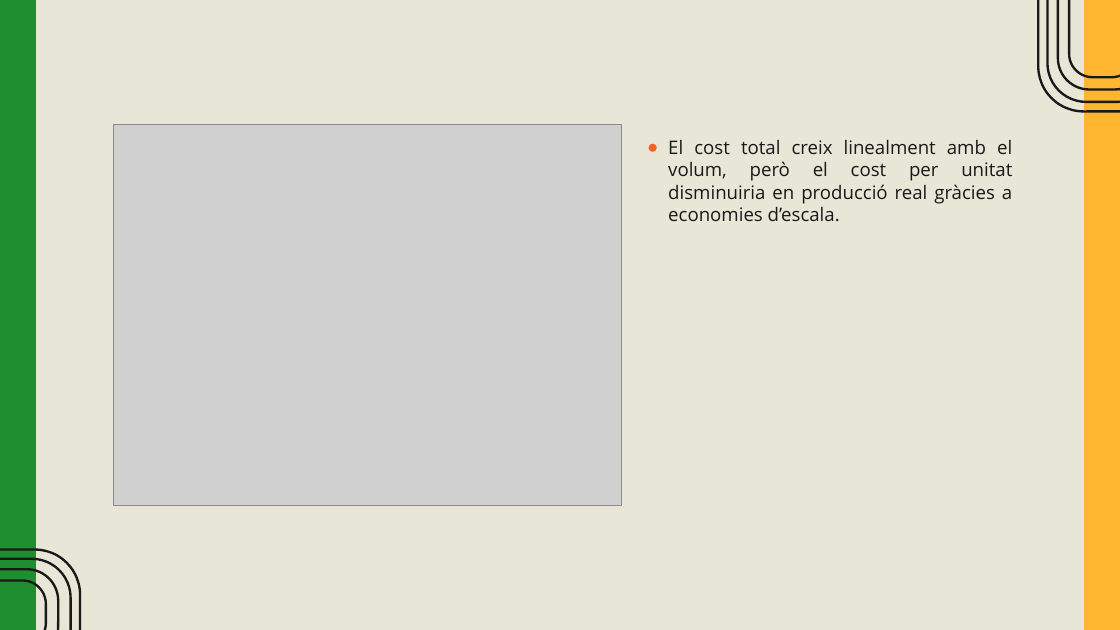
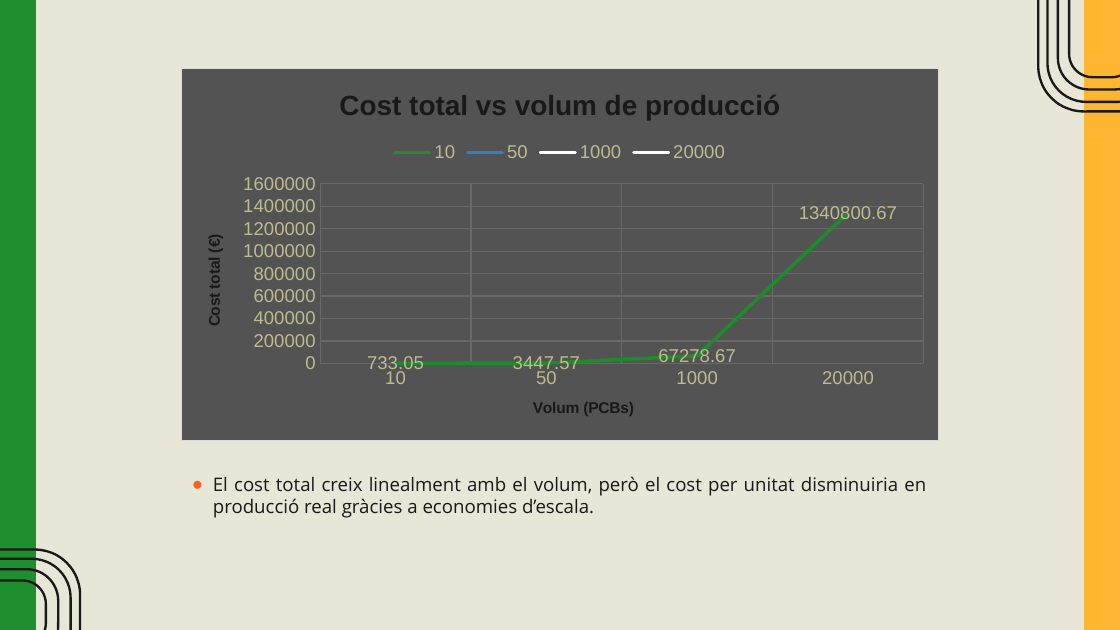
Before and after one commit to EDD2526/edd-project-grup-dijous-dj_d_seients, a slide deck: slide 35 of EINES DE DISSENY – PROJECTE VERSIÓ FINAL.pptx (slide 34 before the commit). Drawn at 1120x630 pixels with LibreOffice and Linux fonts; fonts in the diff are those of the drawing; grey boxes stand for pictures. Boxes give left, top, right and bottom in pixels: in the first picture for what was removed or moved away, otherwise in the second. Text is boxed around its words. In the diff, an @@ line names an element or a change of style, - is before the commit and + after.

```diff
--- a/EINES DE DISSENY – PROJECTE VERSIÓ FINAL.pptx
+++ b/EINES DE DISSENY – PROJECTE VERSIÓ FINAL.pptx
@@ line chart added at bbox=[180, 67, 939, 440] @@
+title "Cost total vs volum de producció "
+categories: 10, 50, 1000, 20000
+Cost total (€): 733.05, 3447.57, 67278.67, 1340800.67
@@ picture removed at bbox=[114, 124, 622, 505] @@
@@ text "El cost total creix linealment ..." rewrapped from bbox=[668, 140, 1012, 221] to bbox=[213, 476, 926, 518] @@
```
Also in this commit, not shown: 1 other file.
